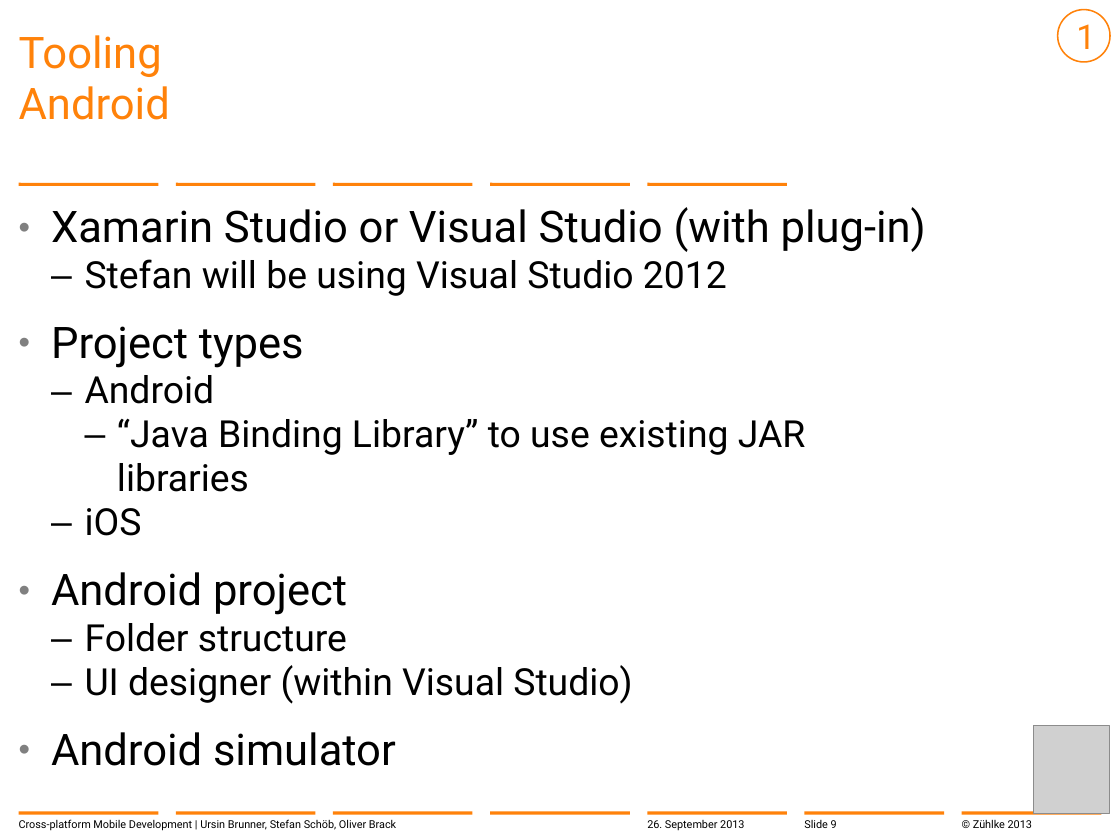
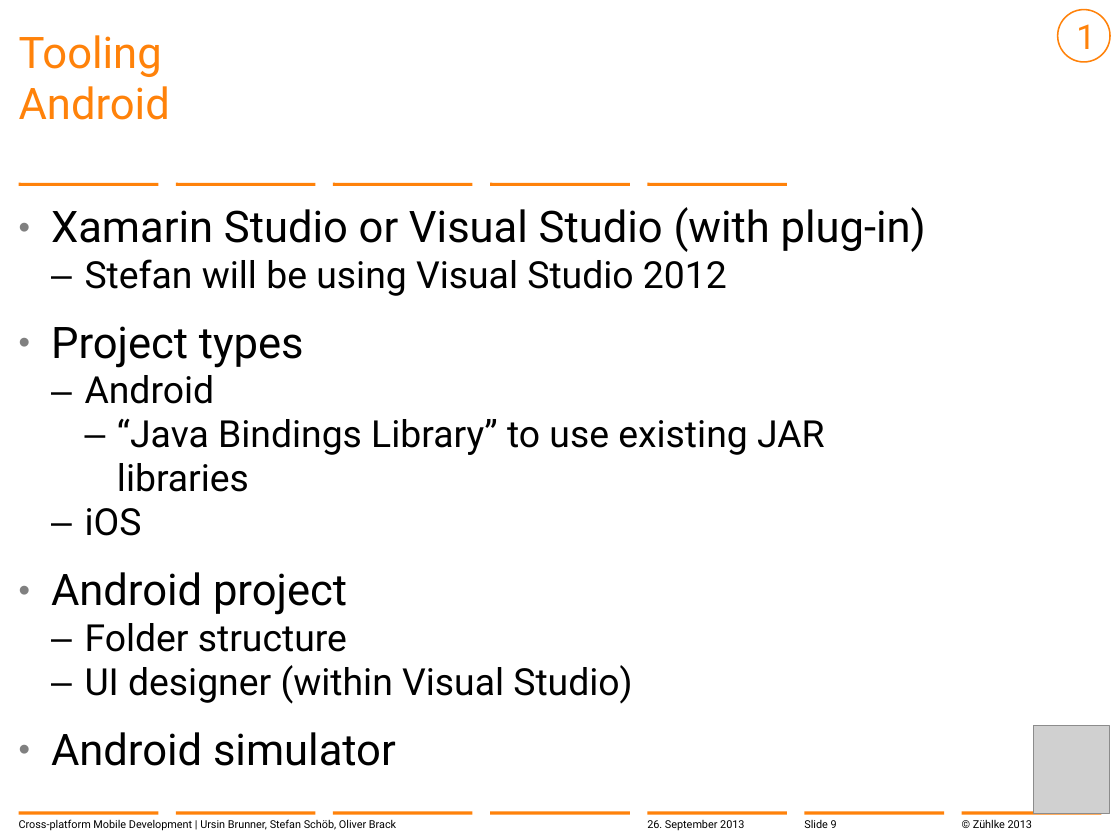
Before and after one commit to brunnurs/zxm, a slide deck: slide 9 of docs/13-09-26 Cross-platform mobile development with C#.pptx. Drawn at 1120x840 pixels with LibreOffice and Linux fonts; fonts in the diff are those of the drawing; grey boxes stand for pictures; background and template pictures are left out. Boxes give left, top, right and bottom in pixels: in the first picture for what was removed or moved away, otherwise in the second. Text is boxed around its words. In the diff, an @@ line names an element or a change of style, - is before the commit and + after.

```diff
--- a/docs/13-09-26 Cross-platform mobile development with C#.pptx
+++ b/docs/13-09-26 Cross-platform mobile development with C#.pptx
@@ text at <box>117,418,825,492</box>: text changed @@
-      – “Java Binding Library” to use existing JAR libraries
+      – “Java Bindings Library” to use existing JAR libraries
```
Also in this commit, not shown: 5 other slides changed, 1 slide added.
